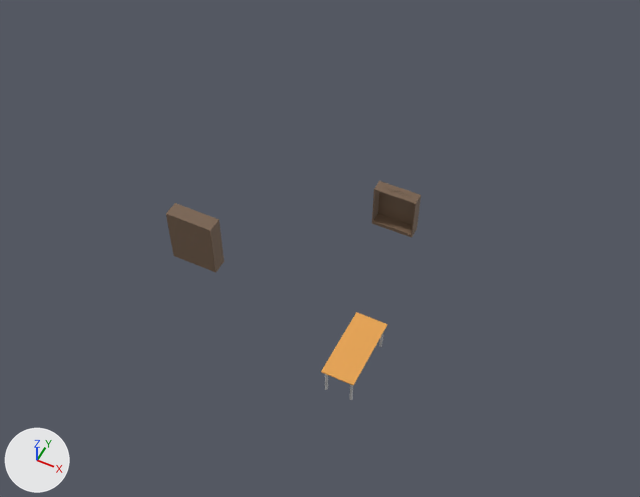
Renders of the Blender file Blender/Home.blend from each side of a commit.
One viewpoint serves both versions: a 50 mm lens placed at (6.2, -13.79, 16.28), pointed at (-0.08, -1.22, 0.57). The lights are fixed; the arrows at lower left show +X, +Y and +Z.

Names of what the first picture shows: 'Desk', 'RegalDami', 'Vitrine'.
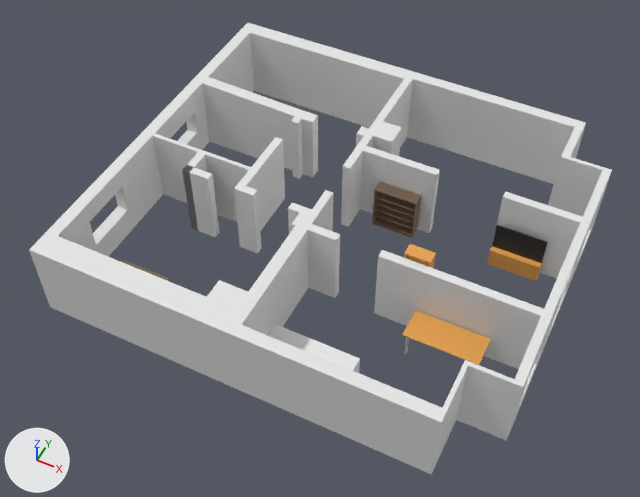
Changed parts and their boxes [x1, y1, x2, y2] in the pictures (640 x 497 px):
'Walls', shown
    after: [29, 23, 612, 474]
'Desk', moved, turned
    before: [321, 312, 388, 400]
    after: [402, 310, 491, 365]
'Vitrine', moved
    before: [166, 203, 224, 272]
    after: [123, 260, 171, 282]
'TV', added
    after: [487, 225, 548, 281]
    faces in mat_materialtv (black #252525): [492, 225, 548, 263]
    faces in mat_materialdeskplate (orange #e7a34d): [487, 246, 543, 281]
'RegalDami', moved
    both: [372, 181, 421, 238]
'Bett', added
    after: [268, 324, 360, 373]
'RegalChuku', added (orange)
    after: [404, 244, 436, 268]

The change in detail:
Material 'MaterialBett' (mat_materialbett) is new.
Its base color is (0.875, 0.875, 0.875) (white #f0f0f0).
Material 'MaterialTV' (mat_materialtv) is new.
Its base color is (0.0186, 0.0186, 0.0186) (black #252525).
Mesh me_meshbett is new.
It is a box spanning x -0.72..0.72, y -1.03..1.03, z 0.0..0.5.
It uses material mat_materialbett (white #f0f0f0).
Mesh me_tv is new.
It consists of a box spanning x -0.61..0.61, y -0.152..0.148, z 0.0..0.5, material slot 1; a box spanning x -0.61..0.61, y -0.003..0.007, z 0.5..1.23, material slot 0.
It uses material mat_materialtv (black #252525).
It uses material mat_materialdeskplate (orange #e7a34d).
Mesh me_regalchuku is new.
It has 48 vertices, 36 faces and spans x -0.3..0.3, y -0.15..0.15, z 0.0..2.0.
It uses material mat_materialdeskplate (orange #e7a34d).
Object 'Desk' (ob_desk) moves from (1.92, -3.55, 0.0) to (3.56, -2.41, 0.0).
Object 'Desk' (ob_desk) turns from (0, 0, 0) to (0, 0, 90) degrees about x, y and z.
Object 'RegalDami' (ob_regaldami) moves from (1.03, 0.7, 0.0) to (1.04, 0.72, 0.0).
Object 'Vitrine' (ob_vitrine) moves from (-2.8, -2.38, 0.0) to (-2.84, -4.38, 0.0).
Object 'Walls' (ob_walls) is now shown.
Object 'Bett' (ob_bett) is new; it shows me_meshbett.
Its location is (1.04, -4.33, 0.0).
Its rotation in degrees is (0, 0, -90).
Object 'TV' (ob_tv) is new; it shows me_tv.
Its location is (4.14, 0.74, 0.0).
Object 'RegalChuku' (ob_regalchuku) is new; it shows me_regalchuku.
Its location is (2.51, -1.64, 0.14).
Its rotation in degrees is (0, 0, -180).
